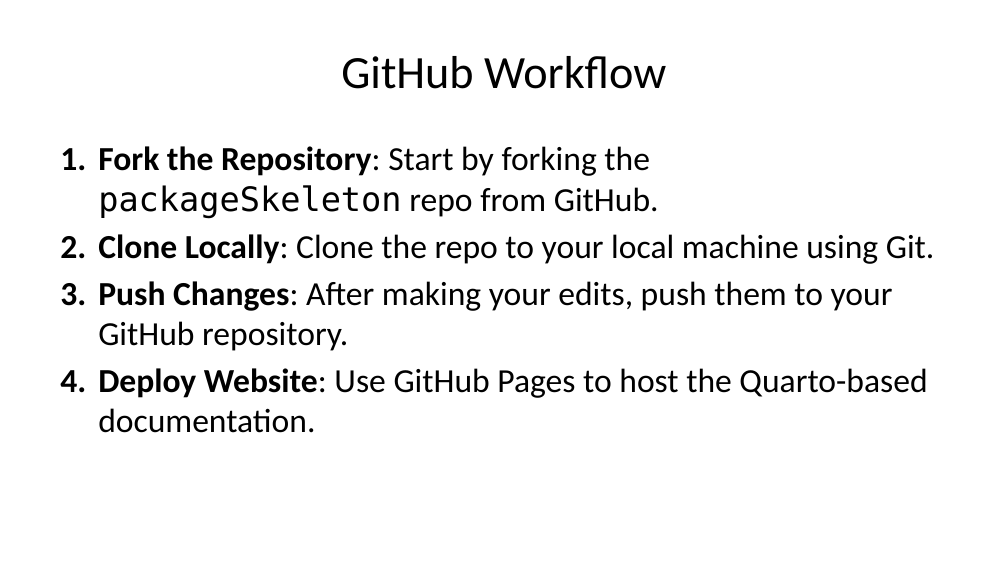
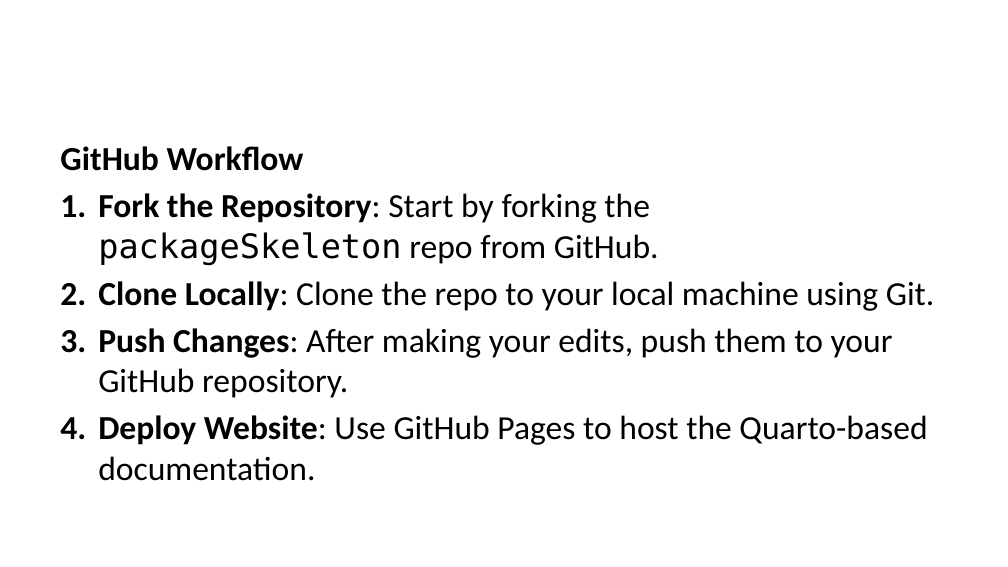
Before and after one commit to dbetebenner/packageSkeleton, a slide deck: slide 11 of quarto_website/content/presentations/packageSkeleton_Presentation.pptx (slide 8 before the commit). Drawn at 1008x567 pixels with LibreOffice and Linux fonts; fonts in the diff are those of the drawing. Boxes give left, top, right and bottom in pixels: in the first picture for what was removed or moved away, otherwise in the second. Text is boxed around its words. In the diff, an @@ line names an element or a change of style, - is before the commit and + after.

```diff
--- a/quarto_website/content/presentations/packageSkeleton_Presentation.pptx
+++ b/quarto_website/content/presentations/packageSkeleton_Presentation.pptx
@@ title removed at (x1=341, y1=56, x2=666, y2=89) @@
-GitHub Workflow
@@ text at (x1=60, y1=146, x2=304, y2=171): paragraph added @@
+GitHub Workflow
```
Also in this commit, not shown: 10 other slides changed, 6 slides added, 1 slide removed, 36 other files.
